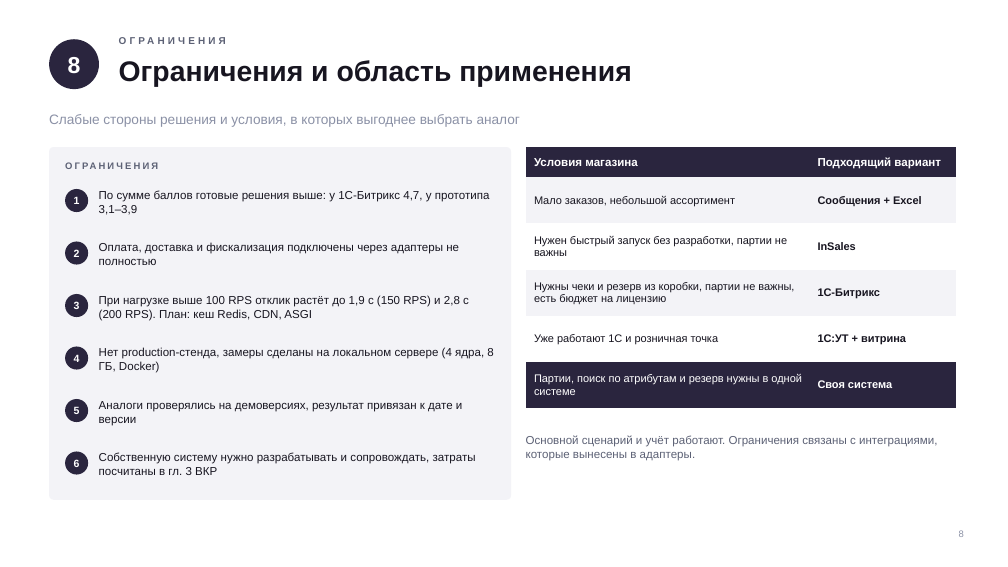
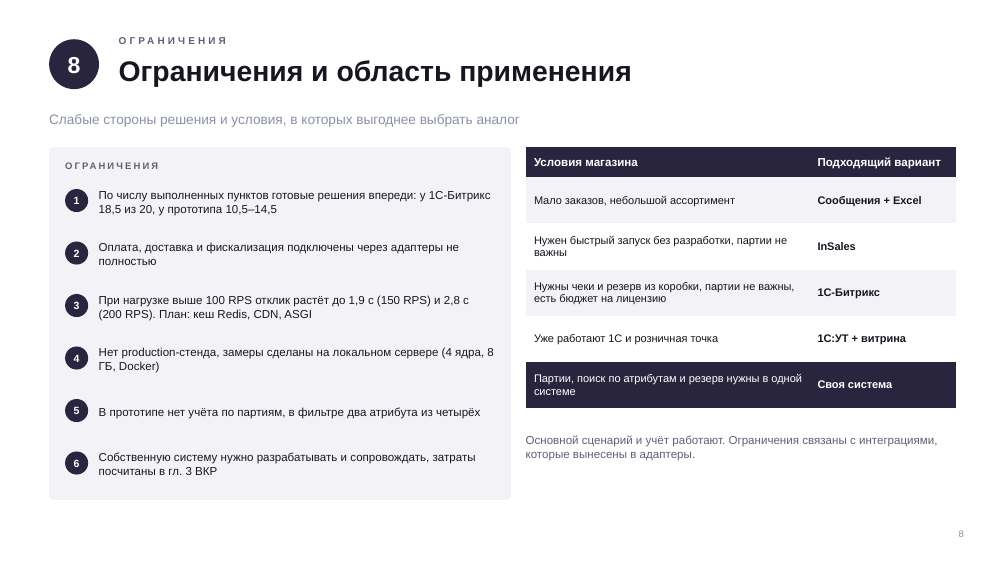
Before and after one commit to vfirsov/vfirsov-vr22-vkr, a slide deck: slide 9 of docs/Сравнение с аналогами — презентация.pptx. Drawn at 1008x567 pixels with LibreOffice and Linux fonts; fonts in the diff are those of the drawing; background and template pictures are left out. Boxes give left, top, right and bottom in pixels: in the first picture for what was removed or moved away, otherwise in the second. Text is boxed around its words. In the diff, an @@ line names an element or a change of style, - is before the commit and + after.

```diff
--- a/docs/Сравнение с аналогами — презентация.pptx
+++ b/docs/Сравнение с аналогами — презентация.pptx
@@ text at [99,191,491,216]: text changed @@
-По сумме баллов готовые решения выше: у 1С-Битрикс 4,7, у прототипа 3,1–3,9
+По числу выполненных пунктов готовые решения впереди: у 1С-Битрикс 18,5 из 20, у прототипа 10,5–14,5
@@ text at [99,407,480,419]: text changed @@
-Аналоги проверялись на демоверсиях, результат привязан к дате и версии
+В прототипе нет учёта по партиям, в фильтре два атрибута из четырёх
```
Also in this commit, not shown: 8 other slides changed, 3 slides removed, 3 other files.
